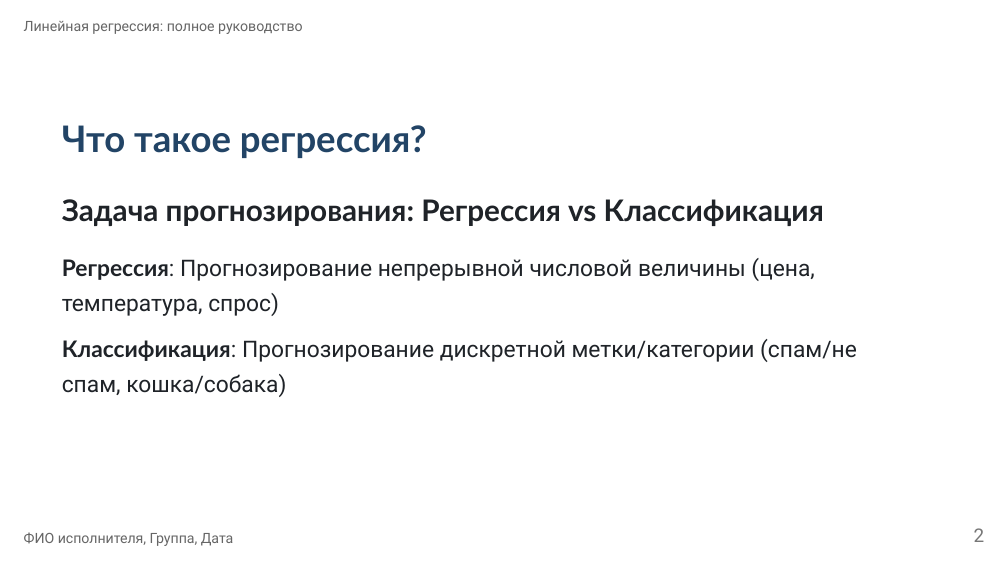
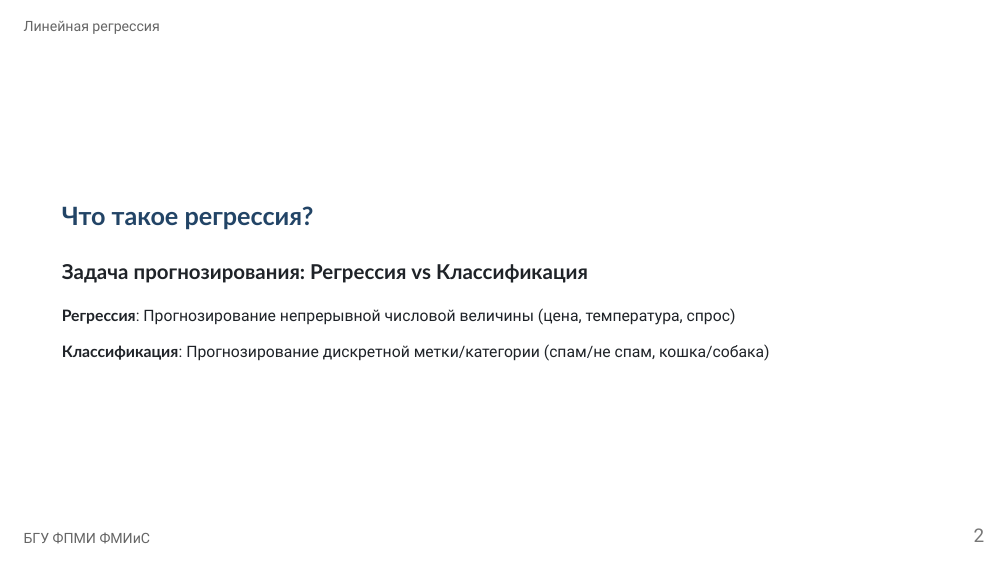
Before and after one commit to dsushko/bsu-famcs-ml-course, a slide deck: slide 2 of 5-linear-model.pptx. Drawn at 1008x567 pixels with LibreOffice and Linux fonts; fonts in the diff are those of the drawing. Boxes give left, top, right and bottom in pixels: in the first picture for what was removed or moved away, otherwise in the second. Text is boxed around its words. In the diff, an @@ line names an element or a change of style, - is before the commit and + after.

```diff
--- a/5-linear-model.pptx
+++ b/5-linear-model.pptx
@@ text at (24,21,159,34): text changed @@
-Линейная регрессия: полное руководство
+Линейная регрессия
@@ text "Что такое регрессия?": place and size @@
-text "Что такое регрессия?" at (62,125,427,158)
+text "Что такое регрессия?" at (62,206,314,230)
@@ text "Что такое регрессия?" at (62,206,314,230): size 34.8 to 24 pt @@
@@ text "Задача прогнозирования: Регрессия vs Классификация": place and size @@
-text "Задача прогнозирования: Регрессия vs Классификация" at (62,199,824,226)
+text "Задача прогнозирования: Регрессия vs Классификация" at (62,264,588,283)
@@ text "Задача прогнозирования: Регрессия vs Классификация" at (62,264,588,283): size 28.3 to 19.5 pt @@
@@ text removed at (62,293,279,316) @@
-температура, спрос)
@@ text at (62,308,736,325): text changed; size 21.7 to 15 pt @@
-Регрессия: Прогнозирование непрерывной числовой величины (цена,
+Регрессия: Прогнозирование непрерывной числовой величины (цена, температура, спрос)
@@ text at (62,344,770,361): text changed; size 21.7 to 15 pt @@
-Классификация: Прогнозирование дискретной метки/категории (спам/не
+Классификация: Прогнозирование дискретной метки/категории (спам/не спам, кошка/собака)
@@ text removed at (62,374,286,397) @@
-спам, кошка/собака)
@@ text removed at (24,532,234,546) @@
-ФИО исполнителя, Группа, Дата
@@ text added at (24,532,151,544), 13.5 pt, text #666666 @@
+БГУ ФПМИ ФМИиС
```
Also in this commit, not shown: 28 other slides changed, 1 slide added, 1 slide removed, 30 other files.
